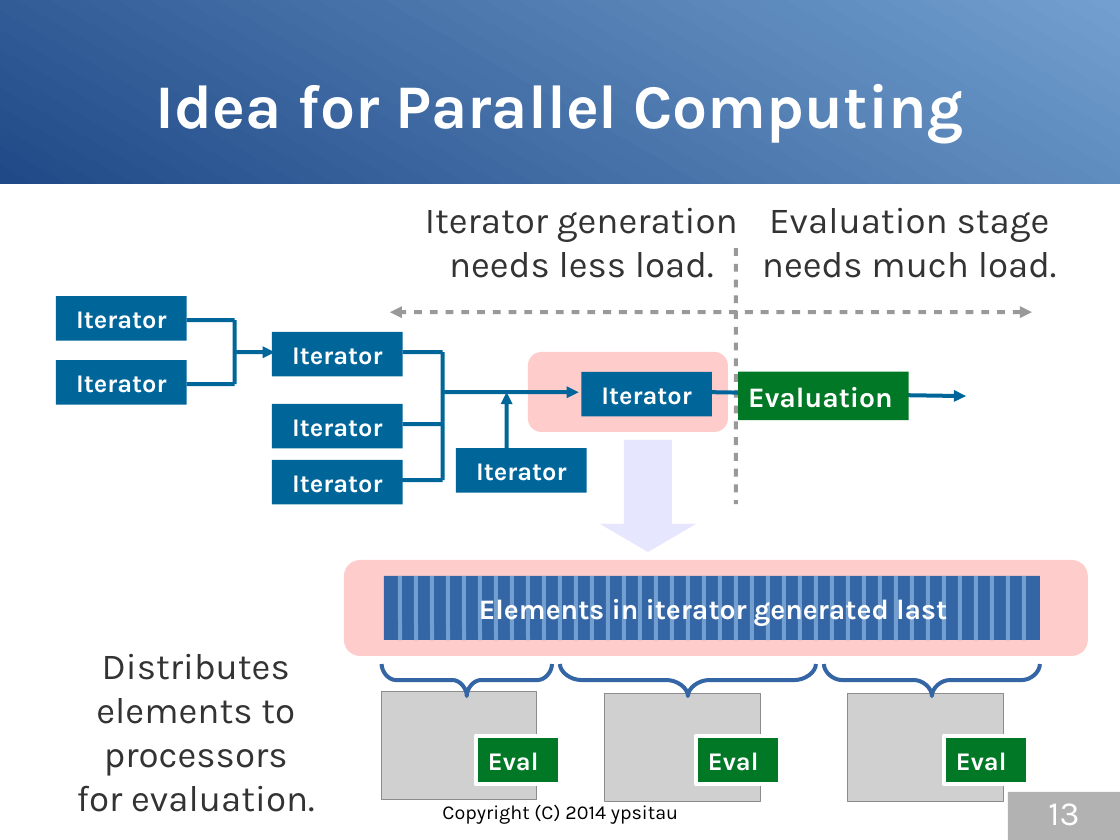
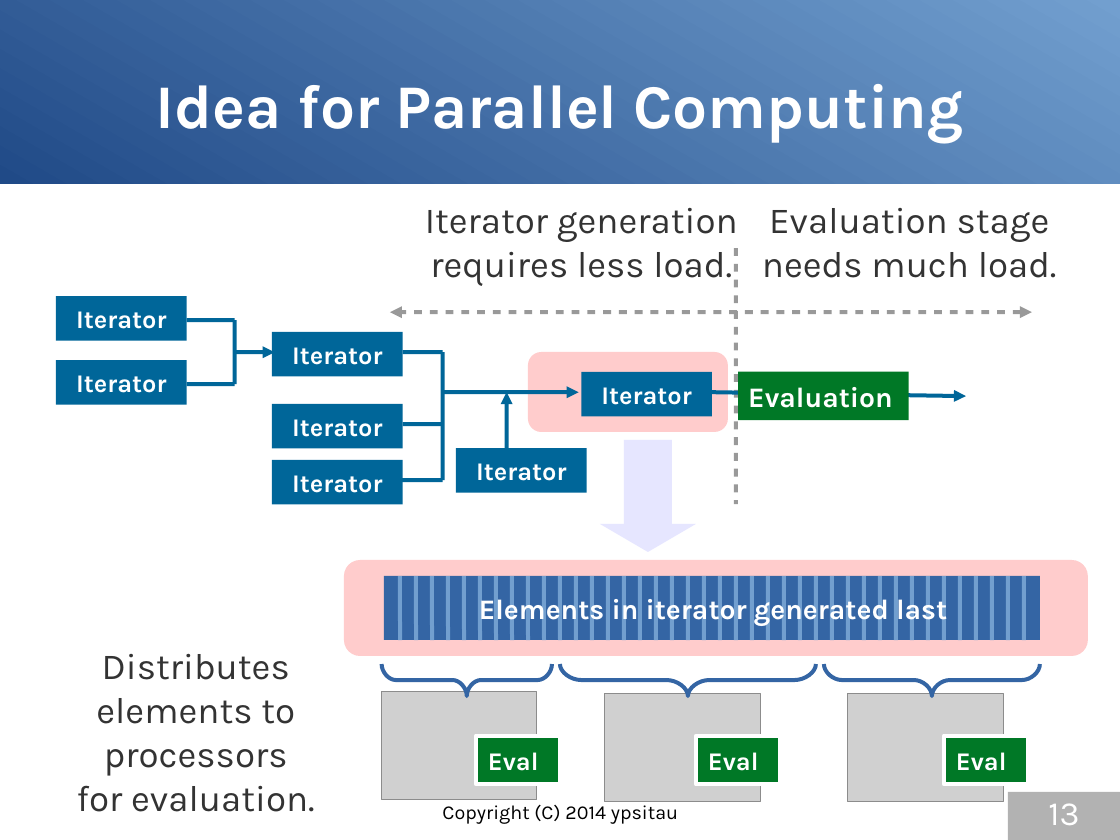
Before and after one commit to gura-lang/gura-doc, a slide deck: slide 13 of presentation/gura-introduction-e.odp. Drawn at 1120x840 pixels with LibreOffice and Linux fonts; fonts in the diff are those of the drawing; grey boxes stand for pictures. Boxes give left, top, right and bottom in pixels: in the first picture for what was removed or moved away, otherwise in the second. Text is boxed around its words. In the diff, an @@ line names an element or a change of style, - is before the commit and + after.

```diff
--- a/presentation/gura-introduction-e.odp
+++ b/presentation/gura-introduction-e.odp
@@ text at <box>430,252,732,286</box>: text changed @@
-needs less load.
+requires less load.
```
Also in this commit, not shown: 12 other slides changed, 1 other file.
